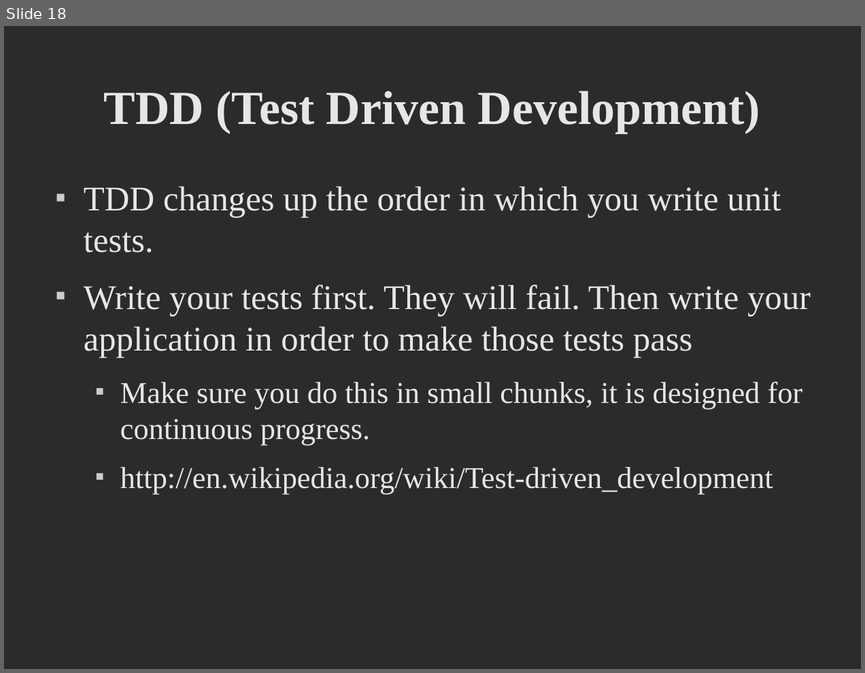
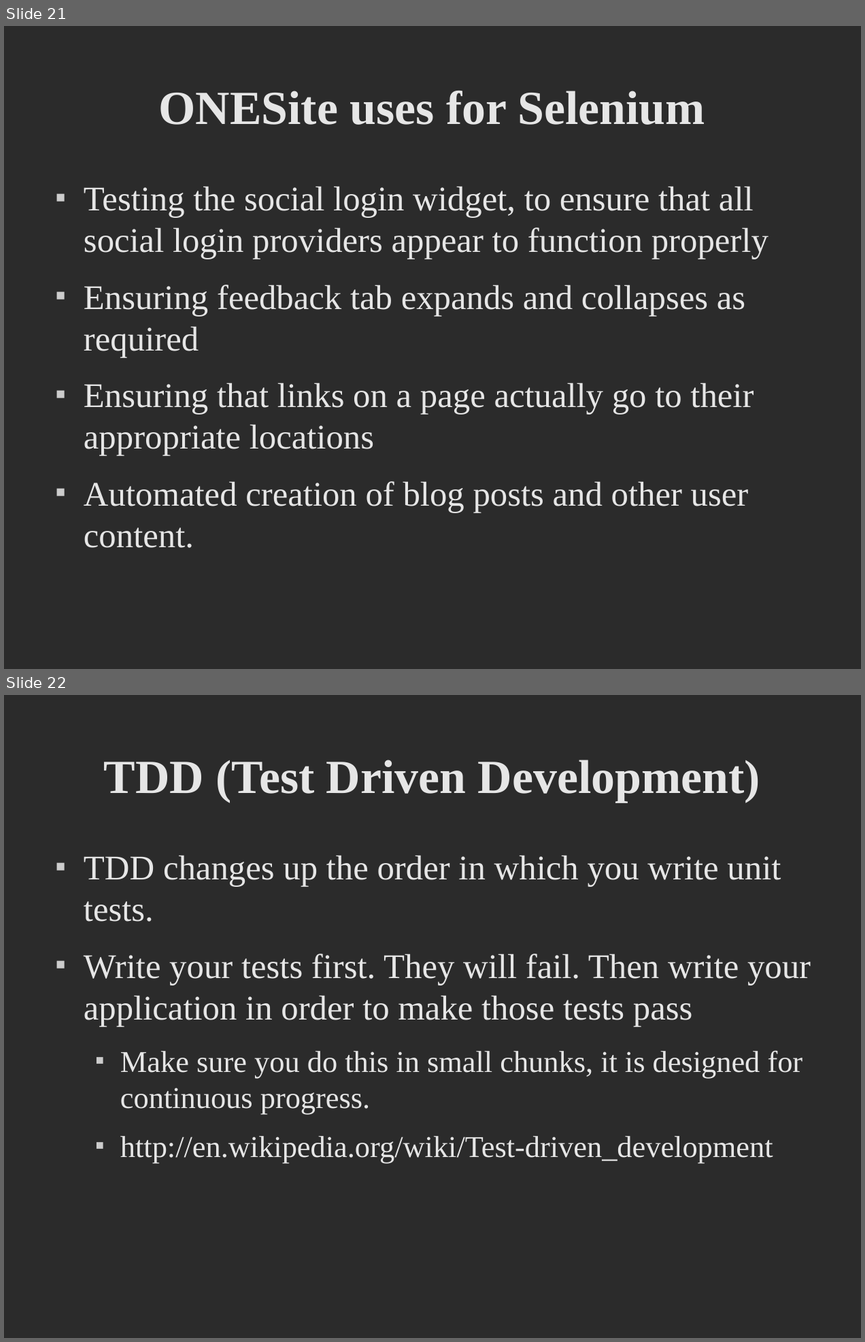
Before and after one commit to dfanica/onesite-unit-test-demo, a slide deck: public/files/presentation.odp. Shown one above the other, each under a label of ours: slide 18 before the commit, slides 21 and 22 after it. The pictures are 865x673 and 865x1342 pixels, drawn with LibreOffice and Linux fonts; fonts in the diff are those of the drawing; background and template pictures are left out; a plain dark background stands for a picture behind light text. Boxes give left, top, right and bottom in pixels: in the first picture for what was removed or moved away, otherwise in the second. Text is boxed around its words. In the diff, an @@ line names an element or a change of style, - is before the commit and + after.

```diff
--- a/public/files/presentation.odp
+++ b/public/files/presentation.odp
@@ slide 21 added at bbox=[4, 26, 861, 669], background picture (left out) @@
@@ title added at bbox=[159, 91, 705, 125], 44 pt, text #E6E6E6, bold @@
+ONESite uses for Selenium
@@ text added at bbox=[84, 186, 768, 548], 32 pt, text #E6E6E6 @@
+■ Testing the social login widget, to ensure that all social login providers appear to function properly
+■ Ensuring feedback tab expands and collapses as required
+■ Ensuring that links on a page actually go to their appropriate locations
+■ Automated creation of blog posts and other user content.
@@ what was slide 18 is now slide 22 @@
```
Also in this commit, not shown: 2 slides changed, 5 other slides added, 2 slides removed, 1 other file.
